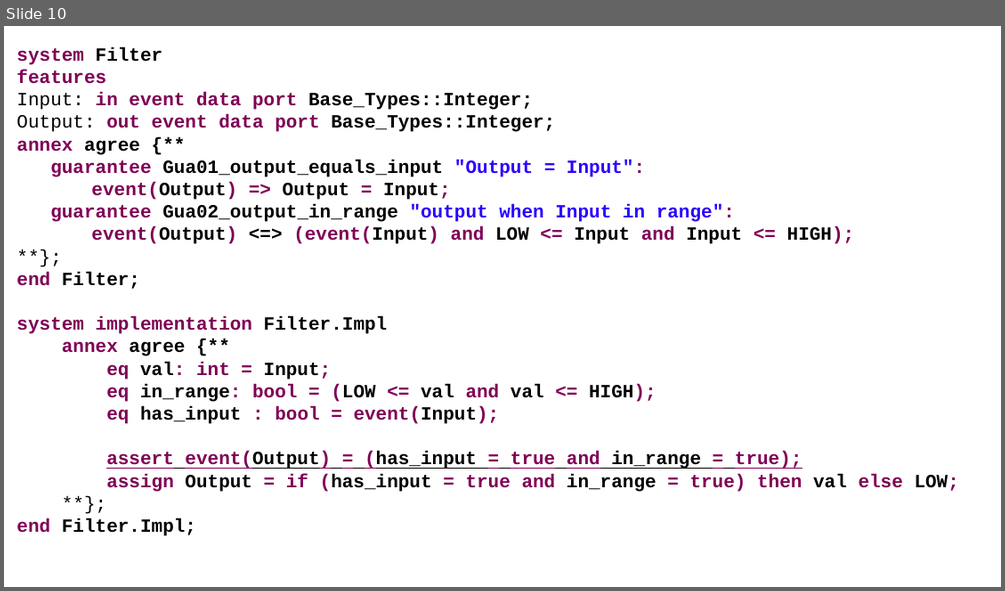
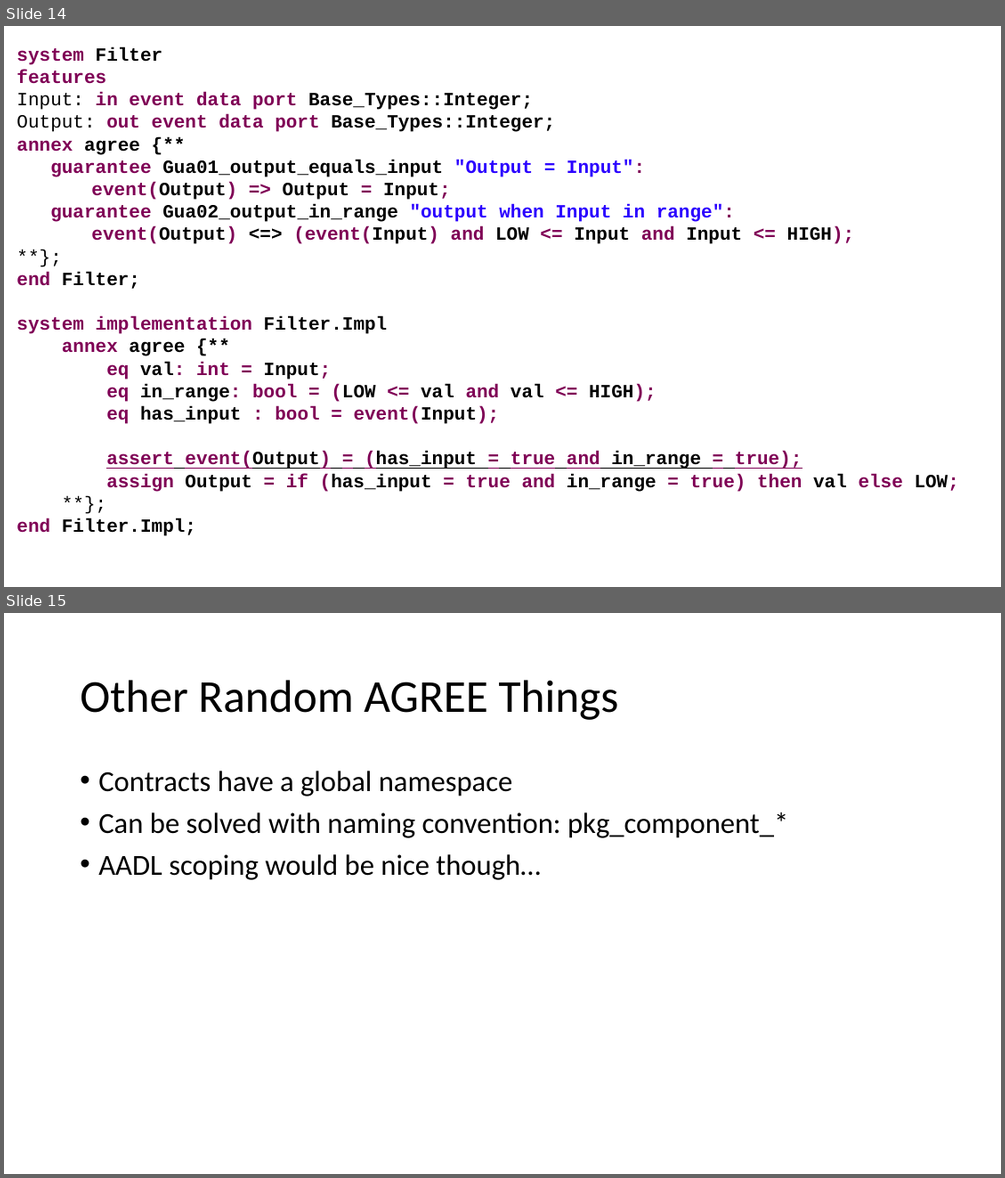
Before and after one commit to loonwerks/CASE, a slide deck: TA2/AGREE_event_ports/agree_event_semantics.pptx. Shown one above the other, each under a label of ours: slide 10 before the commit, slides 14 and 15 after it. The pictures are 1005x591 and 1005x1178 pixels, drawn with LibreOffice and Linux fonts; fonts in the diff are those of the drawing. Boxes give left, top, right and bottom in pixels: in the first picture for what was removed or moved away, otherwise in the second. Text is boxed around its words. In the diff, an @@ line names an element or a change of style, - is before the commit and + after.

```diff
--- a/TA2/AGREE_event_ports/agree_event_semantics.pptx
+++ b/TA2/AGREE_event_ports/agree_event_semantics.pptx
@@ slide 15 added at <box>4,613,1001,1174</box>, background #FFFFFF @@
@@ title added at <box>80,680,619,720</box>, 44 pt, text #000000 @@
+Other Random AGREE Things
@@ text added at <box>98,771,788,880</box>, 28 pt, text #000000 @@
+• Contracts have a global namespace
+• Can be solved with naming convention: pkg_component_*
+• AADL scoping would be nice though…
@@ what was slide 10 is now slide 14 @@
```
Also in this commit, not shown: 4 slides changed, 4 other slides added, 4 other files.
